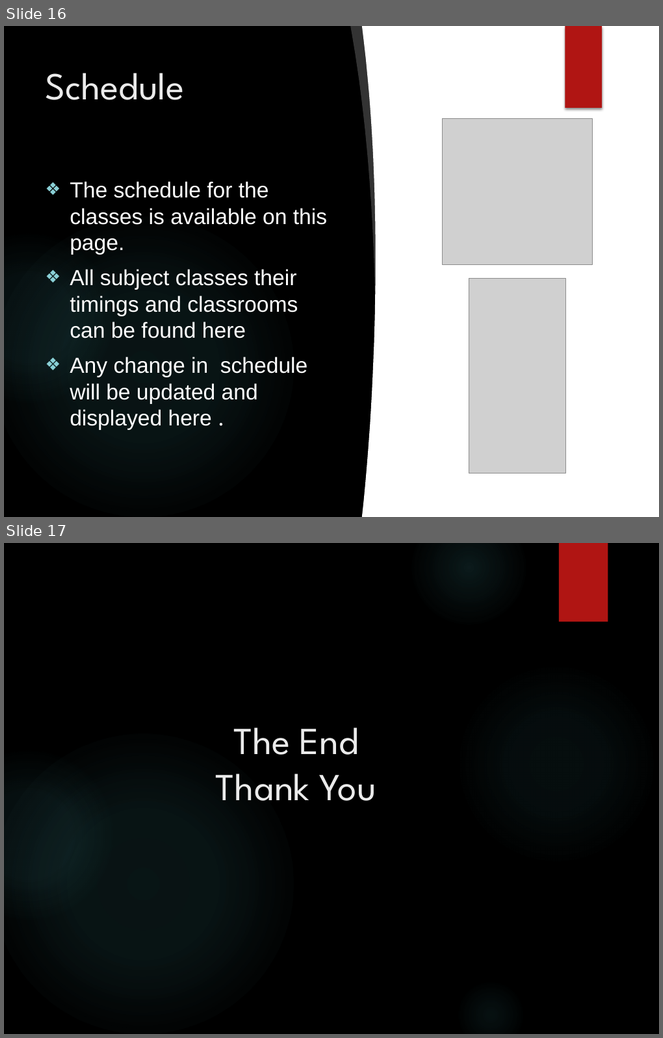
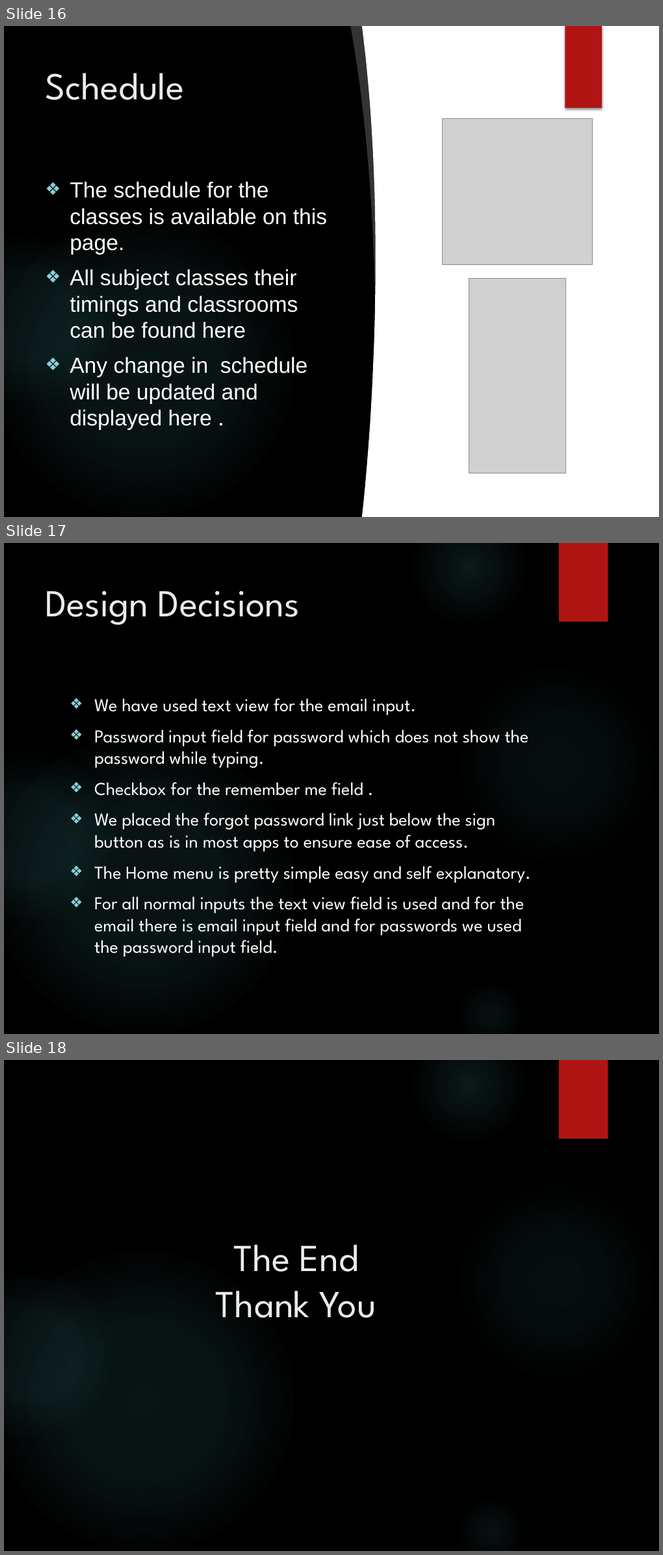
Before and after one commit to avtargill/School-Cegep, a slide deck: PPT_School_App.pptx. Shown one above the other, each under a label of ours: slides 16 and 17 before the commit, slides 16, 17 and 18 after it. The pictures are 663x1038 and 663x1555 pixels, drawn with LibreOffice and Linux fonts; fonts in the diff are those of the drawing; grey boxes stand for pictures; background and template pictures are left out. Boxes give left, top, right and bottom in pixels: in the first picture for what was removed or moved away, otherwise in the second. Text is boxed around its words. In the diff, an @@ line names an element or a change of style, - is before the commit and + after.

```diff
--- a/PPT_School_App.pptx
+++ b/PPT_School_App.pptx
@@ slide 17 added at (4,543,659,1034), background picture (left out); not listed: 6 template elements that a slide beside it also shows @@
@@ title added at (45,591,300,625), 42 pt, text #EBEBEB @@
+Design Decisions
@@ text added at (94,698,531,957), 20 pt, text #FFFFFF @@
+❖ We have used text view for the email input.
+❖ Password input field for password which does not show the password while typing.
+❖ Checkbox for the remember me field .
+❖ We placed the forgot password link just below the sign button as is in most apps to ensure ease of access.
+❖ The Home menu is pretty simple easy and self explanatory.
+❖ For all normal inputs the text view field is used and for the email there is email input field and for passwords we used the password input field.
@@ what was slide 17 is now slide 18 @@
```
Also in this commit, not shown: 1 other slide added.
